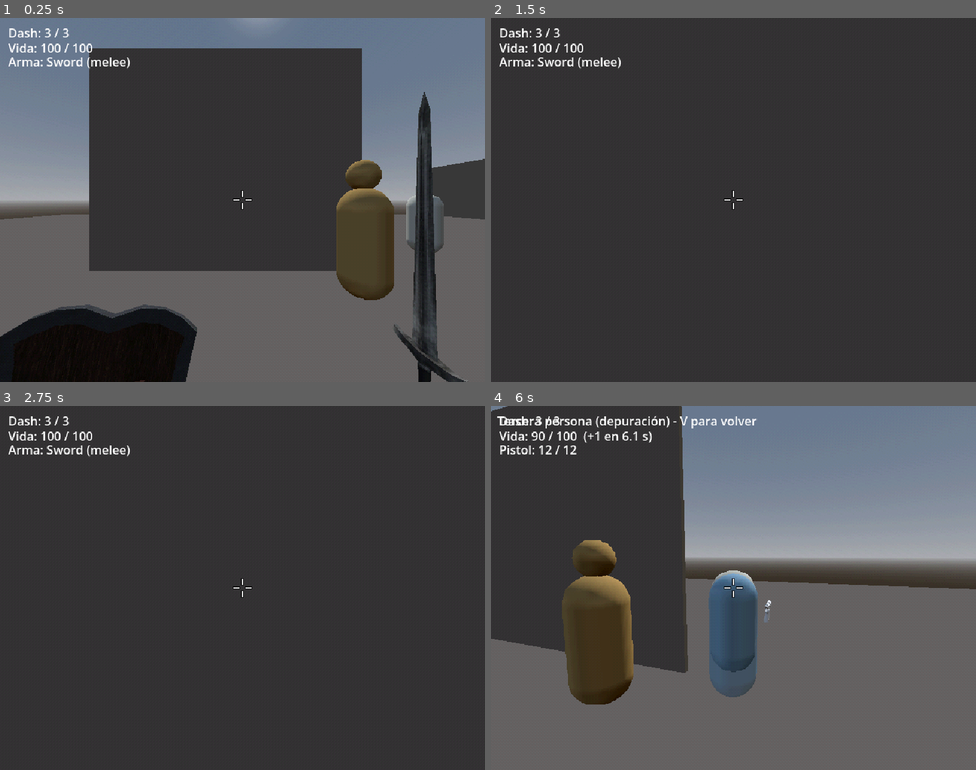
Above: before the commit, frames 1-4 (two rows, left to right).
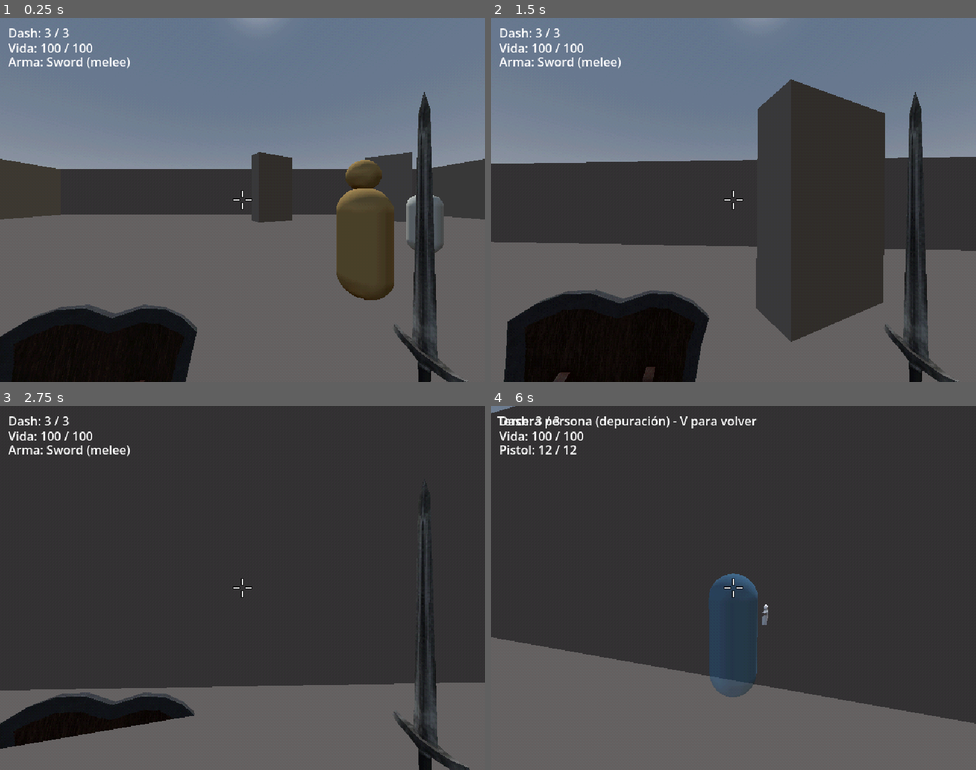
Above: after the commit, the same moments.

Repository: CodeCastersD20/Armagedon_CodeCasters
Game: Godot game, scene res://scenes/main.tscn
Two runs of this game, one before a commit and one after it. Both use one fixed random seed, a clock stepped at 60 frames per second and the inputs below.
Inputs (mouse positions are in pixels of both pictures, inside the frame that each line leads up to):
- Up to frame 1 (0.25 s): no input
- Up to frame 2 (1.5 s): tap Enter (ui_accept) at 0.5 s; move the mouse to (757, 200) at 0.52 s; press the mouse at (757, 200) at 0.53 s; hold W (move_forward) from 0.53 s (still down); tap Space (jump) at 0.77 s; move the mouse to (709, 200) at 1.27 s; release the mouse at (709, 200) at 1.28 s; right-click (709, 200) at 1.35 s
- Up to frame 3 (2.75 s): keep holding W (move_forward); tap Space (jump) at 1.52 s; move the mouse to (252, 580) at 2.02 s; hold C (crouch) from 2.03 s (still down)
- Up to frame 4 (6 s): move the mouse to (728, 595) at 2.77 s; release C (crouch) at 2.78 s; tap Shift (dash) at 2.85 s; tap Space (jump) at 3.02, 3.77, 4.52 s; tap Enter (ui_accept) every 0.75 s from 3.5 to 5.75 s; move the mouse to (767, 591) at 3.52 s; tap Ctrl (run_toggle) at 3.6 s; move the mouse to (694, 584) at 4.27 s; tap Q (switch_weapon) at 4.35 s; move the mouse to (738, 588) at 5.02 s; tap H at 5.1 s; move the mouse to (714, 580) at 5.77 s; release W (move_forward) at 5.78 s; hold D (move_right) from 5.78 s (still down); tap V at 5.85 s

The runs differ from the first frame. In frame 1, 29% of the frame differs, in the area x 0-86%, y 8-70%; in frame 2, 64%, in the area x 0-100%, y 0-100%; in frame 3, 22%; in frame 4, 47%.

Commit message:
feat(arena): distribuye muros de forma aleatoria en World

Diff:
--- a/armagedon/scenes/World/World.tscn
+++ b/armagedon/scenes/World/World.tscn
@@ -4,6 +4,7 @@
 [ext_resource type="PackedScene" path="res://scenes/Dummy/TrainingDummy.tscn" id="2_dummy"]
 [ext_resource type="Shader" uid="uid://8cvg1se3q1g0" path="res://assets/shaders/psx.gdshader" id="3_psx"]
 [ext_resource type="PackedScene" path="res://scenes/Enemies/Squeletor.tscn" id="4_squeletor"]
+[ext_resource type="Script" path="res://scripts/World/random_walls.gd" id="5_walls"]
 
 [sub_resource type="ProceduralSkyMaterial" id="ProceduralSkyMaterial_6rd1t"]
 sky_horizon_color = Color(0.66224277, 0.6717428, 0.6867428, 1)
@@ -17,16 +18,16 @@
 sky = SubResource("Sky_1bnsl")
 glow_enabled = true
 
+[sub_resource type="ShaderMaterial" id="ShaderMaterial_wall"]
+render_priority = 0
+shader = ExtResource("3_psx")
+shader_parameter/albedo_color = Color(0.6, 0.55, 0.5, 1)
+shader_parameter/snap_resolution = 160.0
+
 [sub_resource type="ShaderMaterial" id="ShaderMaterial_floor"]
 render_priority = 0
 shader = ExtResource("3_psx")
 shader_parameter/albedo_color = Color(0.42, 0.4, 0.38, 1)
-shader_parameter/snap_resolution = 160.0
-
-[sub_resource type="ShaderMaterial" id="ShaderMaterial_wall"]
-render_priority = 0
-shader = ExtResource("3_psx")
-shader_parameter/albedo_color = Color(0.6, 0.55, 0.5, 1)
 shader_parameter/snap_resolution = 160.0
 
 [sub_resource type="NavigationMesh" id="NavigationMesh_floor"]
@@ -45,32 +46,100 @@
 [node name="Player" parent="." unique_id=1210332556 instance=ExtResource("1_6rd1t")]
 transform = Transform3D(1, 0, 0, 0, 1, 0, 0, 0, 1, 0.0056672096, 0.009530306, 0.007673621)
 
-[node name="Suelo" type="CSGBox3D" parent="." unique_id=671298003]
-transform = Transform3D(1, 0, 0, 0, 1, 0, 0, 0, 1, 0, -0.1, 0)
+[node name="Paredes" type="Node3D" parent="." unique_id=848401380]
+
+[node name="paredD" type="CSGBox3D" parent="Paredes" unique_id=910465878]
+transform = Transform3D(-4.3711392e-08, 0, 1.0000001, 0, 1, 0, -1.0000001, 0, -4.3711392e-08, 20, 2.5, 0)
 use_collision = true
 collision_layer = 2
-size = Vector3(40, 0.2, 40)
+size = Vector3(40, 5, 0)
+material = SubResource("ShaderMaterial_wall")
+
+[node name="paredD2" type="CSGBox3D" parent="Paredes" unique_id=1198095461]
+transform = Transform3D(1.0000001, 0, 0, 0, 1, 0, 0, 0, 1.0000001, 0, 2.5, -20)
+use_collision = true
+collision_layer = 2
+size = Vector3(40, 5, 0)
+material = SubResource("ShaderMaterial_wall")
+
+[node name="paredD3" type="CSGBox3D" parent="Paredes" unique_id=217040859]
+transform = Transform3D(-4.37114e-08, 0, 1.0000002, 0, 1, 0, -1.0000002, 0, -4.37114e-08, -20, 2.5, 0)
+use_collision = true
+collision_layer = 2
+size = Vector3(40, 5, 0)
+material = SubResource("ShaderMaterial_wall")
+
+[node name="paredD4" type="CSGBox3D" parent="Paredes" unique_id=1944263146]
+transform = Transform3D(1.0000005, 0, 0, 0, 1, 0, 0, 0, 1.0000005, 0, 2.5, 20)
+use_collision = true
+collision_layer = 2
+size = Vector3(40, 5, 0)
+material = SubResource("ShaderMaterial_wall")
+
+[node name="Muros" type="Node3D" parent="." unique_id=297399709]
+script = ExtResource("5_walls")
+protected_nodes = Array[NodePath]([NodePath("../Player"), NodePath("../TrainingDummy"), NodePath("../Squeletor")])
+
+[node name="Muro" type="CSGBox3D" parent="Muros" unique_id=112390329]
+transform = Transform3D(0.9238795, 0, -0.38268343, 0, 1, 0, 0.38268343, 0, 0.9238795, -12.4, 2.5, -9.8)
+use_collision = true
+collision_layer = 2
+size = Vector3(1.5, 5, 1.5)
+material = SubResource("ShaderMaterial_wall")
+
+[node name="Muro2" type="CSGBox3D" parent="Muros" unique_id=1142705214]
+transform = Transform3D(0.70710677, 0, 0.70710677, 0, 1, 0, -0.70710677, 0, 0.70710677, 13.1, 2.5, -5.4)
+use_collision = true
+collision_layer = 2
+size = Vector3(1.5, 5, 1.5)
+material = SubResource("ShaderMaterial_wall")
+
+[node name="Muro3" type="CSGBox3D" parent="Muros" unique_id=687363247]
+transform = Transform3D(0.8660254, 0, -0.5, 0, 1, 0, 0.5, 0, 0.8660254, 9.2, 2.5, 12.6)
+use_collision = true
+collision_layer = 2
+size = Vector3(3.2, 5, 1.2)
+material = SubResource("ShaderMaterial_wall")
+
+[node name="Muro4" type="CSGBox3D" parent="Muros" unique_id=1134719857]
+transform = Transform3D(0.9659258, 0, 0.25881904, 0, 1, 0, -0.25881904, 0, 0.9659258, -3.4, 2.5, -14.2)
+use_collision = true
+collision_layer = 2
+size = Vector3(2.8, 5, 1.2)
+material = SubResource("ShaderMaterial_wall")
+
+[node name="Muro5" type="CSGBox3D" parent="Muros" unique_id=1882732666]
+transform = Transform3D(0.5, 0, 0.8660254, 0, 1, 0, -0.8660254, 0, 0.5, -4.6, 2.5, -3.2)
+use_collision = true
+collision_layer = 2
+size = Vector3(2.2, 5, 1.2)
+material = SubResource("ShaderMaterial_wall")
+
+[node name="Muro6" type="CSGBox3D" parent="Muros" unique_id=209323415]
+transform = Transform3D(0.809017, 0, -0.58778524, 0, 1, 0, 0.58778524, 0, 0.809017, -6.9, 2.5, 11.4)
+use_collision = true
+collision_layer = 2
+size = Vector3(3.0, 5, 1.2)
+material = SubResource("ShaderMaterial_wall")
+
+[node name="Muro7" type="CSGBox3D" parent="Muros" unique_id=1539139209]
+transform = Transform3D(0.9396926, 0, 0.34202015, 0, 1, 0, -0.34202015, 0, 0.9396926, 4.4, 2.5, 3.6)
+use_collision = true
+collision_layer = 2
+size = Vector3(1.5, 5, 1.5)
+material = SubResource("ShaderMaterial_wall")
+
+[node name="Suelo" type="CSGBox3D" parent="." unique_id=671298003]
+use_collision = true
+collision_layer = 2
+size = Vector3(40, 0, 40)
 material = SubResource("ShaderMaterial_floor")
 
-[node name="pared" type="CSGBox3D" parent="." unique_id=112390329]
-transform = Transform3D(1, 0, 0, 0, 1, 0, 0, 0, 1, -0.37693357, 2.4946234, -4.1150413)
-use_collision = true
-collision_layer = 2
-size = Vector3(6.1, 5, 0.1)
-material = SubResource("ShaderMaterial_wall")
-
-[node name="paredD" type="CSGBox3D" parent="." unique_id=910465878]
-transform = Transform3D(-4.3711392e-08, 0, 1.0000001, 0, 1, 0, -1.0000001, 0, -4.3711392e-08, 20.1, 2.5, 0.0057662725)
-use_collision = true
-collision_layer = 2
-size = Vector3(39.97531, 5, 0.2)
-material = SubResource("ShaderMaterial_wall")
-
-[node name="NavigationRegion3D" type="NavigationRegion3D" parent="."]
+[node name="NavigationRegion3D" type="NavigationRegion3D" parent="." unique_id=416018032]
 navigation_mesh = SubResource("NavigationMesh_floor")
 
 [node name="TrainingDummy" parent="." unique_id=1883699490 instance=ExtResource("2_dummy")]
 transform = Transform3D(1, 0, 0, 0, 1, 0, 0, 0, 1, 2, 0, -3)
 
-[node name="Squeletor" parent="." instance=ExtResource("4_squeletor")]
+[node name="Squeletor" parent="." unique_id=1904340952 instance=ExtResource("4_squeletor")]
 transform = Transform3D(1, 0, 0, 0, 1, 0, 0, 0, 1, 6, 0, -6)
--- /dev/null
+++ b/armagedon/scripts/World/random_walls.gd
@@ -0,0 +1,83 @@
+class_name RandomWalls
+extends Node3D
+## Redistribuye aleatoriamente los muros hijos existentes dentro de la arena al iniciar.
+
+const MAX_ATTEMPTS: int = 40
+
+@export var randomize_on_ready: bool = true
+@export var area_half_extents: Vector2 = Vector2(16.0, 16.0)
+@export var safe_center_radius: float = 2.2
+@export var min_spacing: float = 4.2
+@export var protected_nodes: Array[NodePath] = []
+@export var protected_radius: float = 2.2
+## 0 = semilla aleatoria en cada partida; distinto de 0 = layout reproducible.
+@export var random_seed: int = 0
+
+var _rng: RandomNumberGenerator = RandomNumberGenerator.new()
+
+
+func _ready() -> void:
+	if randomize_on_ready:
+		randomize_walls()
+
+
+## Recoloca y rota en Y todos los muros hijos dentro del área configurada.
+func randomize_walls() -> void:
+	if random_seed != 0:
+		_rng.seed = random_seed
+	else:
+		_rng.randomize()
+
+	var placed: Array[Vector2] = []
+	var protected_points: Array[Vector2] = _get_protected_points()
+
+	for child in get_children():
+		var wall: Node3D = child as Node3D
+		if wall == null:
+			continue
+		var pos_2d: Variant = _find_valid_position(placed, protected_points)
+		if pos_2d == null:
+			continue
+		var coords: Vector2 = pos_2d as Vector2
+		placed.append(coords)
+		wall.position = Vector3(coords.x, wall.position.y, coords.y)
+		wall.rotation.y = _rng.randf_range(0.0, TAU)
+
+
+func _find_valid_position(
+	placed: Array[Vector2], protected_points: Array[Vector2]
+) -> Variant:
+	var min_spacing_sq: float = min_spacing * min_spacing
+	var center_radius_sq: float = safe_center_radius * safe_center_radius
+	var protected_radius_sq: float = protected_radius * protected_radius
+
+	for _attempt in range(MAX_ATTEMPTS):
+		var candidate: Vector2 = Vector2(
+			_rng.randf_range(-area_half_extents.x, area_half_extents.x),
+			_rng.randf_range(-area_half_extents.y, area_half_extents.y)
+		)
+		if candidate.length_squared() < center_radius_sq:
+			continue
+		if _is_too_close(candidate, protected_points, protected_radius_sq):
+			continue
+		if _is_too_close(candidate, placed, min_spacing_sq):
+			continue
+		return candidate
+	return null
+
+
+func _is_too_close(point: Vector2, others: Array[Vector2], min_dist_sq: float) -> bool:
+	for other in others:
+		if point.distance_squared_to(other) < min_dist_sq:
+			return true
+	return false
+
+
+func _get_protected_points() -> Array[Vector2]:
+	var points: Array[Vector2] = []
+	for path in protected_nodes:
+		var node: Node3D = get_node_or_null(path) as Node3D
+		if node != null:
+			var p: Vector3 = node.global_position if node.is_inside_tree() else node.position
+			points.append(Vector2(p.x, p.z))
+	return points
Not shown, added: armagedon/scripts/World/random_walls.gd.uid
